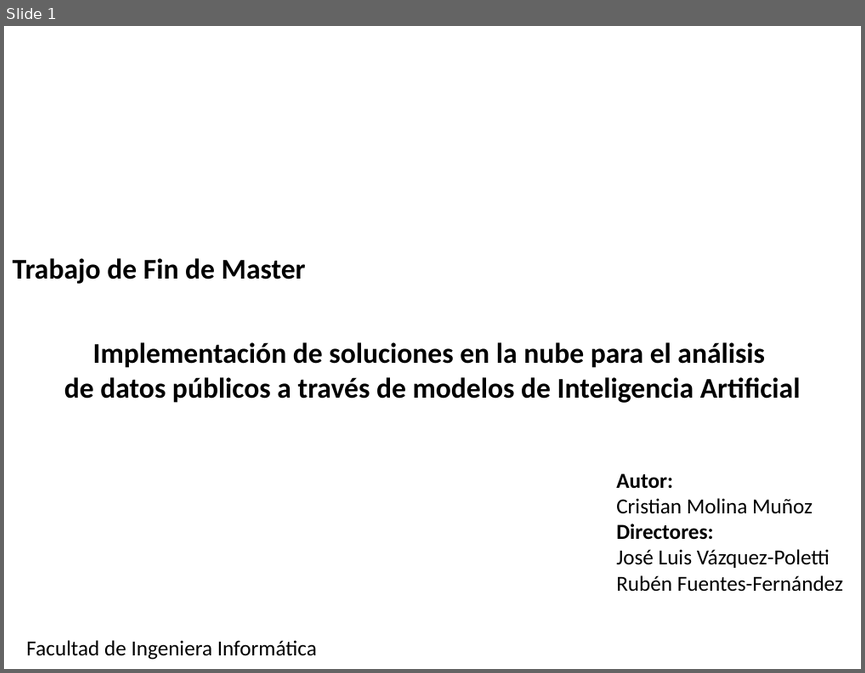
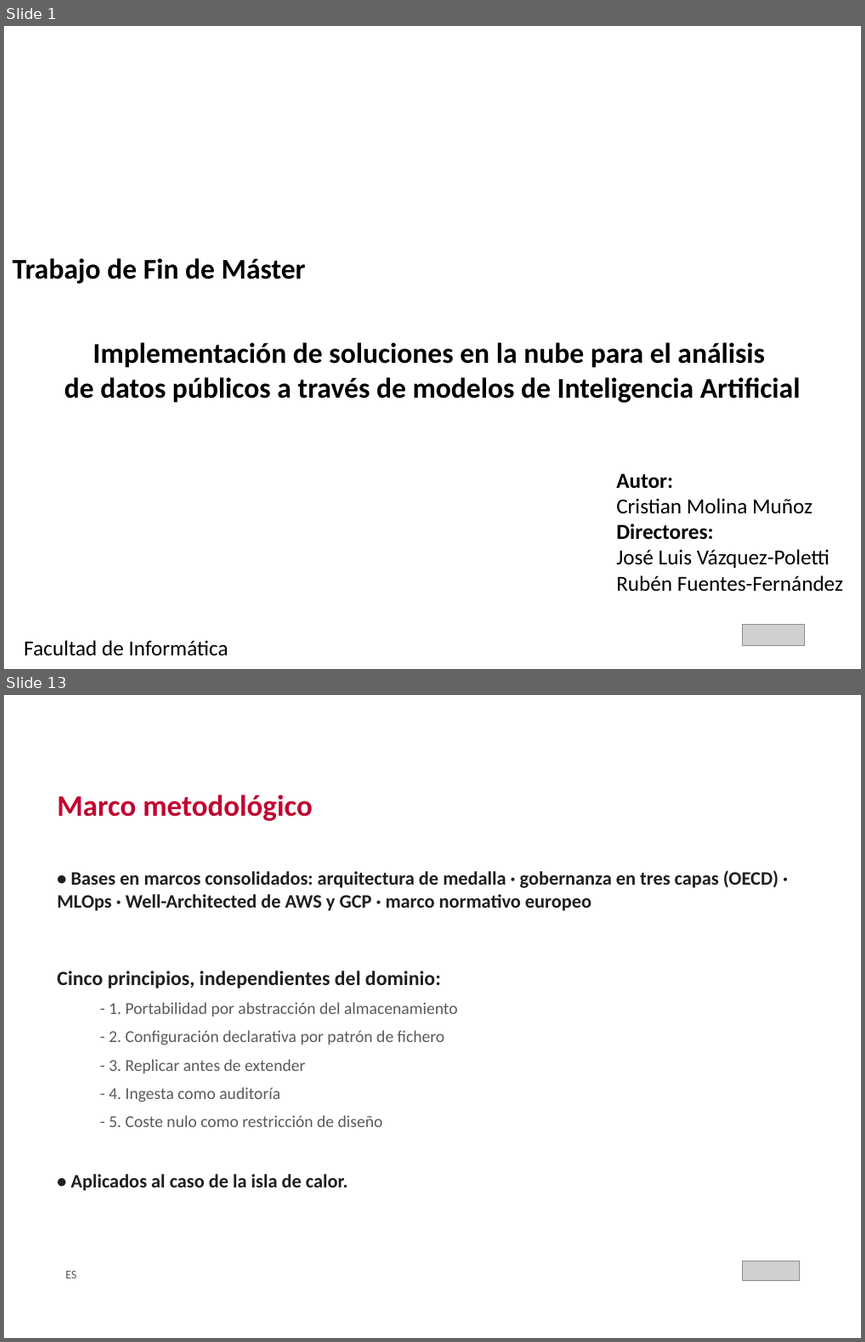
Before and after one commit to crismo04/TFM-cloud-soliutions-to-public-data, a slide deck: master's thesis/TFM_MII_Cloud_AI_PublicData_MolinaCristian_2026.pptx. Shown one above the other, each under a label of ours: slide 1 before the commit, slides 1 and 13 after it; the slides between them are not shown. The pictures are 865x673 and 865x1342 pixels, drawn with LibreOffice and Linux fonts; fonts in the diff are those of the drawing; grey boxes stand for pictures; background and template pictures are left out. Boxes give left, top, right and bottom in pixels: in the first picture for what was removed or moved away, otherwise in the second. Text is boxed around its words. In the diff, an @@ line names an element or a change of style, - is before the commit and + after.

```diff
--- a/master's thesis/TFM_MII_Cloud_AI_PublicData_MolinaCristian_2026.pptx
+++ b/master's thesis/TFM_MII_Cloud_AI_PublicData_MolinaCristian_2026.pptx
@@ slide 13 added at (4, 695, 861, 1338), background #FFFFFF @@
@@ text added at (57, 794, 313, 821), 25 pt, text #C00530, bold @@
+Marco metodológico
@@ text added at (57, 870, 778, 911), 16 pt, text #1F1F1F, bold @@
+• Bases en marcos consolidados: arquitectura de medalla · gobernanza en tres capas (OECD) · MLOps · Well-Architected de AWS y GCP · marco normativo europeo
@@ text added at (57, 970, 458, 1127), 14 pt, text #5A5A5A @@
+Cinco principios, independientes del dominio:
+  - 1. Portabilidad por abstracción del almacenamiento
+  - 2. Configuración declarativa por patrón de fichero
+  - 3. Replicar antes de extender
+  - 4. Ingesta como auditoría
+  - 5. Coste nulo como restricción de diseño
@@ text added at (71, 1174, 348, 1191), 16 pt, text #1F1F1F, bold @@
+• Aplicados al caso de la isla de calor.
@@ text added at (65, 1270, 76, 1278), 10 pt, text #5A5A5A @@
+ES
@@ picture added at (743, 1260, 799, 1280) @@
@@ slide 1 changed as well @@
@@ text at (12, 258, 306, 284): text changed @@
-Trabajo de Fin de Master
+Trabajo de Fin de Máster
@@ picture added at (743, 624, 804, 646) @@
@@ text at (24, 640, 228, 656): text changed @@
-Facultad de Ingeniera Informática
+Facultad de Informática
```
Also in this commit, not shown: 31 other slides added, 3 slides removed, 9 other files.
